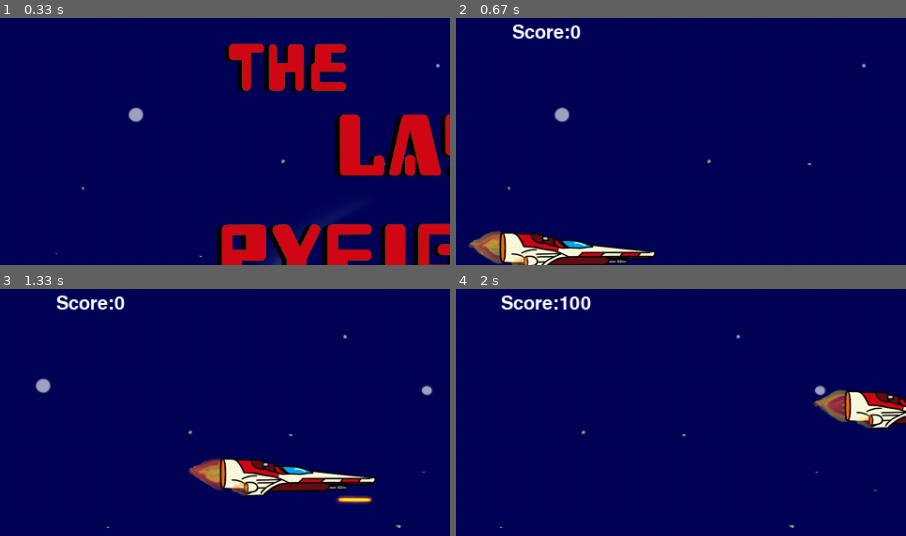
Above: before the commit, frames 1-4 (two rows, left to right).
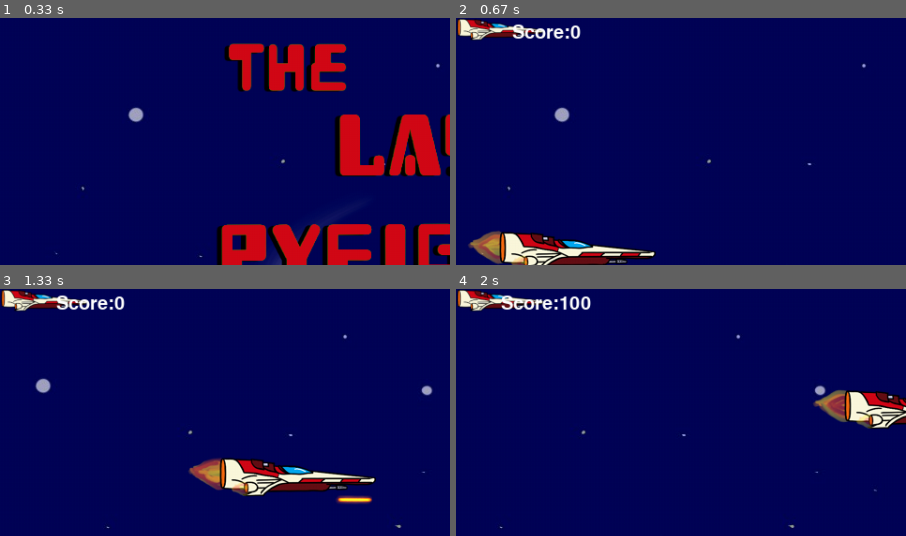
Above: after the commit, the same moments.

Repository: Demi-hero/UoN_Game_Project
Game: pygame game, started from Main.py
Same seed, same stepped clock (60 frames per second), same inputs: the game is played once before the commit and once after it.
Inputs:
- Up to frame 1 (0.33 s): no input
- Up to frame 2 (0.67 s): tap Space at 0.33 s
- Up to frame 3 (1.33 s): hold Right 0.67-1.13 s; hold Up from 1.22 s (still down); tap Space at 1.28 s
- Up to frame 4 (2 s): release Up at 1.52 s; hold Right from 1.55 s (still down); tap Space at 1.62, 1.92 s
The pictures show only the part of the screen within x 0-50%, y 0-50%; the shares and areas given below are measured in that part.

Frame 1 is identical in both runs. In frame 2, 1.0% of the frame differs, in the area x 0-20%, y 0-9%; in frame 3, 1.0%; in frame 4, 0.9%.

Commit message:
Power Ups now spawn
Power ups now spawn in 0,0
Need to create a 1x1 pixel image to be a place holder.

Diff:
--- a/Main.py
+++ b/Main.py
@@ -27,7 +27,7 @@
         Alien1 = gd.Alien()
         # AlienSmart = gd.AlienSmart()
         # AlBullet = gd.AlBullet()
-        power_up = gd.PowerUp(self)
+        power_up = gd.PowerUp()
         Tokens = [Player1, Bullet1, Alien1]
 
 
--- a/gamedata.py
+++ b/gamedata.py
@@ -24,6 +24,7 @@
         self.background_music = os.path.join("sounds", "OrbitBeat130.wav")
         self.pewpew = pyg.mixer.Sound(os.path.join("sounds", "pew.wav"))
         self.boom = pyg.mixer.Sound(os.path.join("sounds", "boom.wav"))
+        self.pickup = pyg.mixer.Sound(os.path.join("sounds", "Power-Up.wav"))
         self.arrows = pyg.image.load(os.path.join("images", "PixelKeys2.png"))
         self.h = pyg.image.load(os.path.join("images", "h.png"))
         self.l = pyg.image.load(os.path.join("images", "L.png"))
@@ -250,59 +251,6 @@
             self.animation_loop = 0
 
 '''
-    def update(self, AlBullet, Main):
-        # increases the spawn rate as player's score increases
-        if (Main.score > 0) and (Main.score%300 == 0) and (self.spawn_rate > 15):
-            self.spawn_rate -= 1
-        # generates a random integer between 1 and spawn_rate - if the number == 1, tries to spawn an alien
-        if randint(1, self.spawn_rate) == 1:
-            # uses a random integer to choose the y position to spawn - five possible tracks can be followed
-            spawn_pos = [self.rect.x, (randint(0,4) * (HEIGHT//5)) + BORDER]
-            # runs a collision check to make sure the new alien won't spawn overlapping an existing alien
-            spawn_collision = False
-            for alien in self.alive_aliens:
-                if (spawn_pos[1] == alien[1]) and (spawn_pos[0] <= alien[0]+self.ln):
-                    spawn_collision = True
-            if not spawn_collision:
-                # adds the new 'live' alien to the alive_aliens list
-                self.alive_aliens += [spawn_pos + [randint(1,2)]]
-        # iterates through the alive_aliens list, updating positions based on velocity, and draws to screen
-        for alien in self.alive_aliens:
-            alien[0] += self.vx
-            if alien[0] < (0-self.ln):
-                # removes bullets as they leave the screen
-                self.alive_aliens.remove(alien)
-                # updates score
-                Main.update_score(self.penalty)
-            # aliens now shoot back at player
-            if randint(1,self.fire_rate) == 1:
-                AlBullet.fire([alien[0], alien[1]+self.ht//2])
-
-   # def draw(self):
-    #    for alien in self.alive_aliens:
-     #       if alien[2] == 1:
-      #          Background.screen.blit(self.sprite, (alien[0], alien[1]))
-       #     else:
-        #        Background.screen.blit(self.sprite2, (alien[0], alien[1]))
-
-"""
-    def detect_collisions(self, Tokens, Main):
-        player_hitbox = Tokens[0].get_hitbox()
-        # gets the list of alive bullets and the size of the bullets
-        alive_bullets = Tokens[1].get_alive_bullets()
-        bullet_size = Tokens[1].get_size()
-        for alien in self.alive_aliens:
-            # calculates if a collision has occurred between an alien and the player
-            alien_hitbox = pyg.Rect(alien[0], alien[1], self.ln, self.ht)
-            if alien_hitbox.colliderect(player_hitbox):
-                Tokens[0].on_hit(Tokens, Main)
-                return
-            for bull in alive_bullets:
-                # calculates if a collision has occurred between a bullet and alien
-                if (bull[0]+bullet_size[0] >= alien[0]) and (bull[1] >= alien[1]-bullet_size[1]) and (bull[1] <= alien[1]+self.ht):
-                    self.on_hit(alien, Main)
-                    Tokens[1].on_hit(bull)
-"""
 
 class AlienSmart(Alien):
 
@@ -389,43 +337,47 @@
 
 class PowerUp(pyg.sprite.Sprite):
 
-    def __init__(self, Main):
-        pyg.sprite.Sprite.__init__(self)
-        self.main = Main
-        self.pickup = pyg.mixer.Sound(os.path.join("sounds", "Power-Up.wav"))
+    def __init__(self):
+        pyg.sprite.Sprite.__init__(self)
         self.spawned = False
         self.powers_dict = {0: [pyg.image.load(os.path.join("images", "hero_life.png")).convert_alpha(), 93, 25, self.extra_life],
-                            1: [pyg.image.load(os.path.join("images", "bomb.png")).convert_alpha(), 58, 100, self.extra_bomb]}
+                            1: [pyg.image.load(os.path.join("images", "bomb1.png")).convert_alpha(), 58, 100, self.extra_bomb]}
         self.starttime = time.time()
         self.power_up = []
-        self.spawn_pos = (0,0)
-
-    def update(self):
-        if (time.time() - self.starttime)//1 == 10 and not self.spawned:
+        self.spawn_pos = (0, 0)
+        self.image = self.powers_dict[0][0]
+        self.rect = self.image.get_rect()
+
+    def update(self):
+        if (time.time() - self.starttime)//1 == 3 and not self.spawned:
+            print("I should spawn a power up")
             # generate a random number between 0 and however many
             self.power_up = self.powers_dict[randint(0, 1)]
             self.spawn_pos = (randint(BORDER, (WIDTH//2)-self.power_up[1]),
                               randint(BORDER, HEIGHT-BORDER-self.power_up[2]))
             self.hitbox = pyg.Rect(self.spawn_pos[0], self.spawn_pos[1], self.power_up[1], self.power_up[2])
             self.spawned = True
-            Background.screen.blit(self.power_up[0],self.spawn_pos)
-        elif (time.time() - self.starttime)//1 == 30:
+            self.image = self.power_up[0]
+            self.rect = self.image.get_rect()
+        elif (time.time() - self.starttime)//1 == 10:
+            print("I despawn a power up")
             self.starttime = time.time()
             self.spawn_pos = (randint(BORDER, (WIDTH//2)-self.power_up[1]),
                               randint(BORDER, HEIGHT-BORDER-self.power_up[2]))
+            self.image = None
             self.spawned = False
 #        elif self.spawned:
 #            self.collection(player)
-            if self.spawned:
-                Background.screen.blit(self.power_up[0], self.spawn_pos)
-
     def extra_life(self):
-        if self.spawned:
-            self.main.lives += 1
+        pass
+     #   if self.spawned:
+      #      self.main.lives += 1
 
     def extra_bomb(self):
-        if self.spawned:
-            self.main.bombs += 1
+        pass
+#        if self.spawned:
+ #           self.main.bombs += 1
+
 """
     def collection(self, player):
         # how to tell when player and powerup hitboxes collied
@@ -437,7 +389,8 @@
 """
 all_sprites = pyg.sprite.Group()
 aliens = pyg.sprite.Group()
-# bullets = pyg.sprite.Group()
+power_up = PowerUp()
+all_sprites.add(power_up)
 player = Player()
 all_sprites.add(player)
 for i in range(8):
--- a/highscore.csv
+++ b/highscore.csv
@@ -2,9 +2,9 @@
 Test,3580
 sad,3260
 ALLYISGREAT,3160
+,2700
 ally,1940
 Nate,1440
 as,1350
 jamie,800
 will,800
-dave,800
